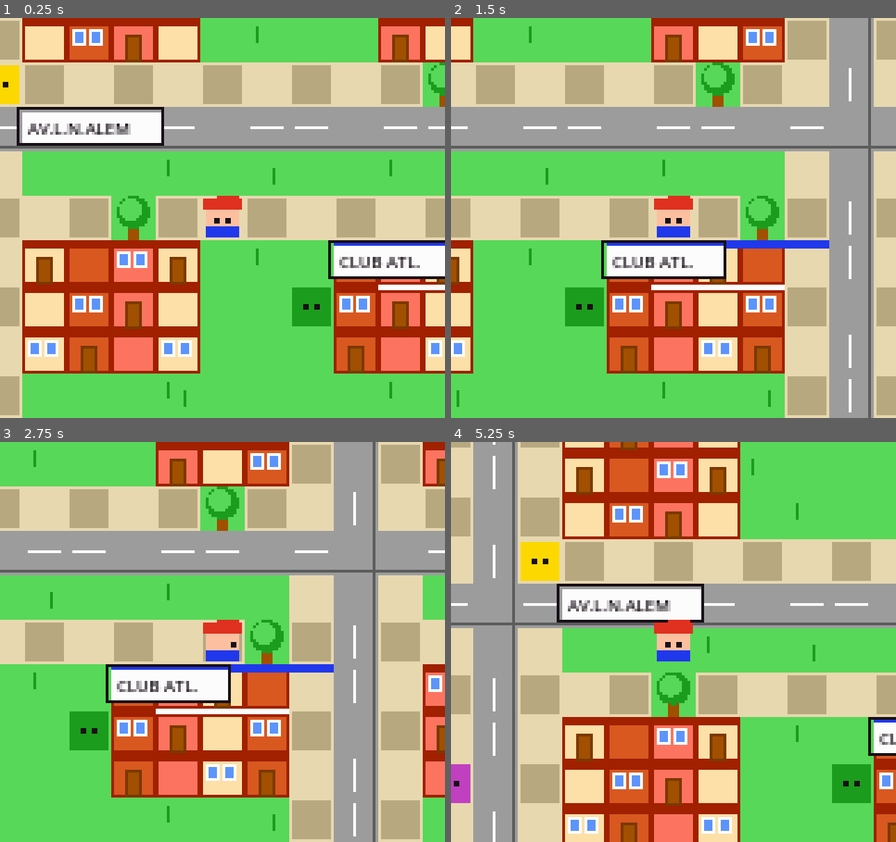
Above: before the commit, frames 1-4 (two rows, left to right).
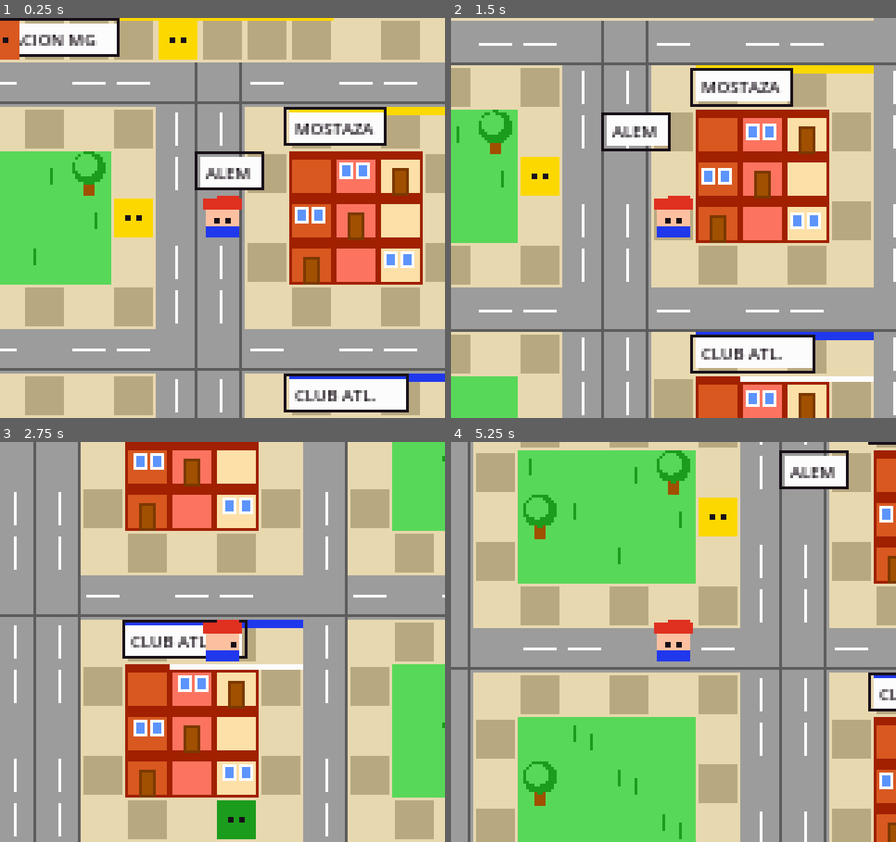
Above: after the commit, the same moments.

Repository: katastudio/TinyMont
Game: Godot game, scene res://scenes/main.tscn
Two runs of this game, one before a commit and one after it. Both use one fixed random seed, a clock stepped at 60 frames per second and the inputs below.
Inputs:
- Up to frame 1 (0.25 s): no input
- Up to frame 2 (1.5 s): tap Enter at 0.5, 1.35 s; hold Right (move_right) 0.53-1.28 s; tap Z (interact) at 0.6 s; tap Space at 0.77 s; hold Down (move_down) from 1.28 s (still down)
- Up to frame 3 (2.75 s): tap Space at 1.52 s; release Down (move_down) at 2.03 s; hold Right (move_right) from 2.03 s (still down); tap Z (interact) at 2.1 s
- Up to frame 4 (5.25 s): release Right (move_right) at 2.78 s; hold Up (move_up) 2.78-3.53 s; tap Enter at 2.85, 4.35 s; tap Space at 3.02, 3.5, 3.77, 4.52 s; hold Left (move_left) 3.53-5.03 s; tap Z (interact) at 3.6, 5.1 s; hold Down (move_down) from 5.03 s (still down)

The runs differ from the first frame. In frame 1, 93% of the frame differs, in the area x 0-100%, y 0-100%; in frame 2, 90%; in frame 3, 83%; in frame 4, 85%.

Commit message:
[mvp-0.1.0] Mapa: Alem como eje vertical que une estacion y Plaza Mitre
- Grid enderezado (jugable): Av. L.N. Alem vertical une estacion (N) y plaza (S)
- Avenidas N->S: Maximo Paz, Dardo Rocha, M. Acosta, Dorrego, Dr. Rotta, Bv. Bs As
- Verticales secundarias: Vicente Lopez, Gral. Rodriguez
- Referencias: Estacion (N), Escuela N37 (SO), Escuela N205 (SE), Plaza Mitre
- Posiciones basadas en coordenadas reales (OpenStreetMap)
- 15 NPCs reposicionados; validado headless con Godot 4.4.1

Diff:
--- a/scripts/world/monte_grande.gd
+++ b/scripts/world/monte_grande.gd
@@ -1,8 +1,11 @@
 extends Node2D
 ## Monte Grande - "Ciudad de los Árboles"
-## Centro real: estación Roca (vías NO-SE), Av. L.N. Alem (eje comercial),
-## Plaza Mitre central (cuadrada, en diagonal a las calles) enmarcada por
-## Boulevard Buenos Aires, Av. Las Heras, Sofía Terrero de Santamarina y Dardo Rocha.
+## Esqueleto real (grid enderezado para jugabilidad):
+##   - Av. LEANDRO N. ALEM = eje vertical, une la ESTACIÓN (arriba) con la PLAZA MITRE (abajo).
+##   - Avenidas horizontales N->S: Máximo Paz, Dardo Rocha, Mariano Acosta, Gral. Dorrego,
+##     Dr. Á. Rotta, Bv. Buenos Aires (esta última llega a la plaza).
+##   - Verticales secundarias: Vicente López, Gral. Rodríguez.
+##   - Referencias: Estación (N), Escuela N°37 (SO), Plaza Mitre + Escuela N°205 (SE).
 
 const T := 16
 const MAP_W := 44
@@ -18,14 +21,15 @@
 var _redraw_timer := 0.0
 var building_info := {}
 
-# Calles reales. Horizontales = paralelas a las vías del Roca.
-var h_road_ys := [14, 25, 40]   # Av. L.N. Alem, Boulevard Bs As, Av. Las Heras
-var v_road_xs := [8, 15, 29, 36] # Máximo Paz, Sofía Terrero, Dardo Rocha, M. Acosta
-
-# Plaza Mitre (rombo central)
+# Avenidas principales horizontales (paralelas, de norte a sur)
+var h_road_ys := [9, 15, 21, 27, 33, 37]
+# Verticales: Vicente López(14), ALEM(21,22 = eje), Gral. Rodríguez(28), borde O(8) y E(35)
+var v_road_xs := [8, 14, 21, 22, 28, 35]
+
+# Plaza Mitre (rombo al pie de Alem)
 const PLAZA_CX := 22
-const PLAZA_CY := 32
-const PLAZA_R := 6
+const PLAZA_CY := 42
+const PLAZA_R := 4
 
 
 func _ready():
@@ -67,23 +71,25 @@
 	for x in v_road_xs:
 		for y in MAP_H:
 			set_tile(x, y, Tile.ROAD)
-	# Avenidas paralelas a las vías
-	labels.append({pos = Vector2(17, 14), text = "AV.L.N.ALEM"})
-	labels.append({pos = Vector2(16, 25), text = "BLVD.BS AS"})
-	labels.append({pos = Vector2(17, 40), text = "AV.LAS HERAS"})
-	# Calles transversales
-	labels.append({pos = Vector2(8, 11), text = "MAXIMO PAZ"})
-	labels.append({pos = Vector2(11, 21), text = "S.TERRERO"})
-	labels.append({pos = Vector2(29, 21), text = "DARDO ROCHA"})
-	labels.append({pos = Vector2(36, 11), text = "M.ACOSTA"})
+	# Avenidas horizontales (N->S)
+	labels.append({pos = Vector2(2, 9), text = "MAXIMO PAZ"})
+	labels.append({pos = Vector2(2, 15), text = "DARDO ROCHA"})
+	labels.append({pos = Vector2(2, 21), text = "M.ACOSTA"})
+	labels.append({pos = Vector2(2, 27), text = "DORREGO"})
+	labels.append({pos = Vector2(2, 33), text = "DR.ROTTA"})
+	labels.append({pos = Vector2(2, 37), text = "BV.BS AS"})
+	# Verticales
+	labels.append({pos = Vector2(22, 11), text = "ALEM"})
+	labels.append({pos = Vector2(14, 24), text = "V.LOPEZ"})
+	labels.append({pos = Vector2(28, 24), text = "RODRIGUEZ"})
 
 
 func _lay_sidewalks():
-	for sy in [13, 16, 24, 26, 39, 41]:
+	for sy in [8, 10, 14, 16, 20, 26, 32, 36, 38]:
 		for x in MAP_W:
 			if get_tile(x, sy) == Tile.GRASS:
 				set_tile(x, sy, Tile.SIDEWALK)
-	for sx in [7, 9, 14, 16, 28, 30, 35, 37]:
+	for sx in [7, 9, 13, 15, 20, 23, 27, 29, 34, 36]:
 		for y in MAP_H:
 			if get_tile(sx, y) == Tile.GRASS:
 				set_tile(sx, y, Tile.SIDEWALK)
@@ -92,62 +98,57 @@
 func _lay_tracks():
 	for x in MAP_W:
 		if not (x in v_road_xs):
+			set_tile(x, 5, Tile.RAIL)
 			set_tile(x, 6, Tile.RAIL)
-			set_tile(x, 7, Tile.RAIL)
 
 
 func _build_station():
-	# Andén (caminable) bajo las vías
+	# Andén (caminable) entre las vías y Máximo Paz
 	for x in range(18, 25):
+		set_tile(x, 7, Tile.PLATFORM)
 		set_tile(x, 8, Tile.PLATFORM)
-		set_tile(x, 9, Tile.PLATFORM)
-	labels.append({pos = Vector2(18, 9), text = "ESTACION MG"})
+	labels.append({pos = Vector2(17, 8), text = "ESTACION MG"})
 	# Edificio de la estación sobre las vías
-	_bld_special(18, 3, 6, 3, "ESTACION", "station")
+	_bld_special(18, 2, 6, 3, "ESTACION", "station")
 
 
 func _fill_blocks():
-	# === Sobre las vías (y=2-5) ===
-	_bld_special(9, 2, 4, 4, "TEATRO", "teatro")
-	_bld(26, 2, 5, 4, "")
-	_bld(32, 2, 4, 4, "")
-
-	# === Entre andén y Av. Alem (y=10-12): zona gastronómica ===
-	_bld_special(9, 10, 5, 3, "VENECIANA", "restaurant")
-	_bld(17, 10, 4, 3, "")
-	_bld_special(25, 10, 4, 3, "MOSTAZA", "fastfood")
-	_bld(31, 10, 5, 3, "")
-
-	# === Entre Alem y Boulevard (y=17-24): centro comercial ===
-	_bld_special(9, 17, 5, 3, "KATA STUDIO", "studio")
-	_bld(17, 17, 4, 3, "")
-	_bld_special(24, 17, 5, 3, "CLUB ATL.", "club")
-	_bld(31, 17, 5, 3, "")
-	_bld(2, 17, 4, 7, "")
-	_bld(38, 17, 4, 7, "")
-	_bld(9, 21, 5, 3, "")
-	_bld(17, 21, 4, 3, "")
-	_bld(24, 21, 5, 3, "")
-	_bld(31, 21, 5, 3, "")
-
-	# === Flanqueando la Plaza Mitre (datos reales) ===
-	_bld_special(9, 28, 5, 4, "PARROQUIA", "church")
-	_bld_special(31, 28, 5, 4, "MUNICIPIO", "govt")
-	_bld(2, 28, 4, 9, "")
-	_bld(38, 28, 4, 9, "")
-
-	# === Al sur de Las Heras (y=42+): residencial ===
-	_bld(2, 42, 5, 4, "")
-	_bld(9, 42, 6, 4, "")
-	_bld(18, 42, 8, 4, "")
-	_bld(29, 42, 6, 4, "")
-	_bld(37, 42, 5, 4, "")
+	# === Cerca de la estación ===
+	_bld_special(9, 2, 4, 3, "TEATRO", "teatro")
+	_bld(26, 2, 5, 3, "")
+
+	# === Máximo Paz -> Dardo Rocha (zona gastronómica, sobre Alem) ===
+	_bld_special(10, 10, 4, 4, "VENECIANA", "restaurant")
+	_bld_special(24, 10, 4, 4, "MOSTAZA", "fastfood")
+	_bld(2, 10, 5, 4, "")
+	_bld(36, 10, 6, 4, "")
+
+	# === Dardo Rocha -> Mariano Acosta (centro comercial) ===
+	_bld_special(10, 16, 4, 4, "KATA STUDIO", "studio")
+	_bld_special(24, 16, 4, 4, "CLUB ATL.", "club")
+	_bld(2, 16, 5, 4, "")
+	_bld(36, 16, 6, 4, "")
+
+	# === Mariano Acosta -> Dorrego ===
+	_bld(2, 22, 5, 4, "")
+	_bld(10, 22, 4, 4, "")
+	_bld(24, 22, 4, 4, "")
+	_bld(36, 22, 6, 4, "")
+
+	# === Dorrego -> Dr. Rotta (flanquea acceso a la plaza) ===
+	_bld_special(10, 28, 4, 4, "PARROQUIA", "church")
+	_bld_special(24, 28, 4, 4, "MUNICIPIO", "govt")
+	_bld(2, 28, 5, 4, "")
+	_bld(36, 28, 6, 4, "")
+
+	# === Zona sur: referencias (escuelas) ===
+	_bld_special(2, 40, 5, 5, "ESC.N37", "school")   # Escuela N°37 (SO)
+	_bld_special(30, 40, 5, 5, "ESC.205", "school")  # Escuela N°205 (SE, junto a la plaza)
 
 
 func _build_plaza_mitre():
 	var cx := PLAZA_CX
 	var cy := PLAZA_CY
-	# Cuadrada pero en diagonal a las calles -> rombo
 	for dy in range(-PLAZA_R, PLAZA_R + 1):
 		var w = PLAZA_R - abs(dy)
 		for dx in range(-w, w + 1):
@@ -155,40 +156,38 @@
 			var py = cy + dy
 			if px > 0 and px < MAP_W - 1 and py > 0 and py < MAP_H - 1:
 				set_tile(px, py, Tile.PLAZA)
-	# Caminos de mosaico blanco (cruz)
 	for i in range(-PLAZA_R + 1, PLAZA_R):
 		set_tile(cx + i, cy, Tile.SIDEWALK)
 		set_tile(cx, cy + i, Tile.SIDEWALK)
 	# Fuente octogonal central
-	for dx in range(-1, 2):
-		for dy in range(-1, 2):
-			set_tile(cx + dx, cy + dy, Tile.WATER)
-	# Monumentos en las 4 diagonales
-	set_tile(cx - 3, cy - 2, Tile.MONUMENT)
-	set_tile(cx + 3, cy - 2, Tile.MONUMENT)
-	set_tile(cx + 3, cy + 2, Tile.MONUMENT)
-	set_tile(cx - 3, cy + 2, Tile.MONUMENT)
-	# Ginkgo / ombú histórico
-	set_tile(cx + 2, cy - 3, Tile.OMBU)
-	set_tile(cx - 2, cy + 3, Tile.OMBU)
-	# Bancos alrededor de la fuente
-	set_tile(cx - 2, cy, Tile.BENCH)
-	set_tile(cx + 2, cy, Tile.BENCH)
-	set_tile(cx, cy - 2, Tile.BENCH)
-	set_tile(cx, cy + 2, Tile.BENCH)
+	set_tile(cx, cy, Tile.WATER)
+	set_tile(cx - 1, cy, Tile.WATER)
+	set_tile(cx + 1, cy, Tile.WATER)
+	set_tile(cx, cy - 1, Tile.WATER)
+	set_tile(cx, cy + 1, Tile.WATER)
+	# Monumentos en diagonal
+	set_tile(cx - 2, cy - 2, Tile.MONUMENT)
+	set_tile(cx + 2, cy - 2, Tile.MONUMENT)
+	set_tile(cx + 2, cy + 2, Tile.MONUMENT)
+	set_tile(cx - 2, cy + 2, Tile.MONUMENT)
+	# Ginkgo histórico
+	set_tile(cx - 3, cy, Tile.OMBU)
+	set_tile(cx + 3, cy, Tile.OMBU)
 	labels.append({pos = Vector2(cx - 3, cy - PLAZA_R), text = "PLAZA MITRE"})
 
 
 func _plant_trees():
 	# "Ciudad de los Árboles"
 	var positions = [
-		Vector2i(20, 27), Vector2i(24, 27), Vector2i(20, 37), Vector2i(24, 37),
-		Vector2i(17, 32), Vector2i(27, 32),
-		Vector2i(11, 16), Vector2i(19, 16), Vector2i(27, 16), Vector2i(34, 16),
-		Vector2i(11, 24), Vector2i(19, 24), Vector2i(27, 24), Vector2i(34, 24),
-		Vector2i(11, 39), Vector2i(19, 39), Vector2i(27, 39), Vector2i(34, 39),
-		Vector2i(6, 13), Vector2i(26, 13), Vector2i(34, 13),
-		Vector2i(6, 30), Vector2i(34, 30),
+		Vector2i(18, 41), Vector2i(26, 41), Vector2i(18, 43), Vector2i(26, 43),
+		Vector2i(11, 12), Vector2i(31, 12),
+		Vector2i(11, 18), Vector2i(31, 18),
+		Vector2i(11, 24), Vector2i(31, 24),
+		Vector2i(11, 30), Vector2i(31, 30),
+		Vector2i(16, 12), Vector2i(26, 12),
+		Vector2i(16, 18), Vector2i(26, 18),
+		Vector2i(6, 35), Vector2i(38, 35),
+		Vector2i(19, 11), Vector2i(24, 11),
 	]
 	for pos in positions:
 		if get_tile(pos.x, pos.y) in [Tile.GRASS, Tile.SIDEWALK]:
@@ -287,7 +286,6 @@
 
 
 func _draw_building(x: int, y: int, r: Rect2):
-	# Variación de color de fachada para alegrar el centro
 	var pick = (x * 5 + y * 3) % 3
 	var body = Pal.BRICK
 	if pick == 1:
@@ -296,9 +294,7 @@
 		body = Pal.ROOF
 	draw_rect(r, Pal.BRICK_DK)
 	draw_rect(Rect2(x*T+1, y*T+1, T-2, T-2), body)
-	# Techo
 	draw_rect(Rect2(x*T, y*T, T, 3), Pal.BRICK_DK)
-	# Ventanas / puerta
 	if (x + y) % 3 == 0:
 		draw_rect(Rect2(x*T+3, y*T+5, 4, 5), Pal.SKY)
 		draw_rect(Rect2(x*T+9, y*T+5, 4, 5), Pal.SKY)
@@ -385,6 +381,13 @@
 				draw_line(Vector2(bx, by), Vector2(bx + bw, by), Pal.WHITE, 2.0)
 				for ci in range(info.w):
 					draw_rect(Rect2(bx + ci * T + 6, by + 4, 2, bh - 6), Pal.WHITE)
+			"school":
+				# Bandera celeste-blanca-celeste sobre el techo
+				draw_rect(Rect2(bx, by, bw, 4), Pal.WHITE)
+				draw_rect(Rect2(bx + 4, by - 8, 1, 8), Pal.WOOD_DK)
+				draw_rect(Rect2(bx + 5, by - 8, 7, 2), Pal.SKY)
+				draw_rect(Rect2(bx + 5, by - 6, 7, 2), Pal.WHITE)
+				draw_rect(Rect2(bx + 5, by - 4, 7, 2), Pal.SKY)
 
 
 func _draw_labels():
@@ -432,7 +435,8 @@
 
 func _spawn_player():
 	var player = preload("res://scenes/player/player.tscn").instantiate()
-	player.position = Vector2(21 * T + T / 2, 16 * T + T / 2)
+	# Arranca sobre Alem, a la salida de la estación
+	player.position = Vector2(22 * T + T / 2, 12 * T + T / 2)
 	add_child(player)
 	var cam: Camera2D = player.get_node("Camera2D")
 	cam.limit_left = 0
@@ -443,53 +447,53 @@
 
 func _spawn_npcs():
 	# Don Carlos - viejo de la plaza
-	_create_npc(Vector2(20, 30), "Don Carlos", [
+	_create_npc(Vector2(20, 40), "Don Carlos", [
 		"¡Eh, pibe! Bienvenido\na la Plaza Mitre.",
-		"¿Ves ese busto?\nEs de Bartolomé Mitre.",
-		"La plaza es de 1904\ny esta puesta en\ndiagonal a las calles.",
+		"Bajaste por Alem\ndesde la estacion,\n¿no? Es el eje.",
+		"La plaza es de 1904\ny esta en diagonal\na las calles.",
 		"¡Monte Grande... la\nCiudad de los Árboles!"
 	], Pal.BLUE)
 
 	# La Sole - pizzera de La Veneciana (sobre Alem)
-	_create_npc(Vector2(10, 13), "La Sole", [
+	_create_npc(Vector2(13, 13), "La Sole", [
 		"¡Hola, vecino!",
 		"¿Venis a La Veneciana?\nLa mejor pizza del\nconurbano sur.",
-		"Estamos sobre Alem,\nel corazon comercial\nde Monte Grande."
+		"Estamos sobre Alem,\nentre Maximo Paz y\nDardo Rocha."
 	], Pal.RED)
 
 	# El Pipe - esperando el Roca en el anden
-	_create_npc(Vector2(21, 9), "El Pipe", [
+	_create_npc(Vector2(21, 8), "El Pipe", [
 		"Estoy esperando el\nRoca hace 40 minutos.",
 		"De aca a Constitucion\nson 28 km... cuando\nel tren aparece.",
 		"Para el otro lado va\na El Jaguel y Ezeiza."
 	], Pal.YELLOW)
 
 	# El Gordo - hincha del Club Atletico
-	_create_npc(Vector2(23, 18), "El Gordo", [
+	_create_npc(Vector2(26, 20), "El Gordo", [
 		"¡Vamo' el Club Atletico\nMonte Grande, papa!",
 		"Aca se juega al futbol\ndesde 1911.",
 		"¿Te venis al proximo\npartido? Hay asado\ndespues."
 	], Pal.GRASS_DK)
 
 	# Lucia - desarrolladora en Kata Studio
-	_create_npc(Vector2(14, 18), "Lucia", [
+	_create_npc(Vector2(12, 20), "Lucia", [
 		"¡Hola! Trabajo en\nKata Studio.",
 		"Estamos haciendo\nun juego sobre\nMonte Grande.",
 		"Se llama TinyMont.\nEs open source.\n¿Lo conoces? Je."
 	], Pal.PURPLE)
 
 	# Dona Rosa - busca su gato en la plaza
-	_create_npc(Vector2(24, 34), "Dona Rosa", [
+	_create_npc(Vector2(24, 44), "Dona Rosa", [
 		"¡Ay, nene! ¿No viste\na mi gato Mostaza?",
 		"Se me escapo por\nel monumento...",
 		"Es naranja con\nmanchas negras.\nAvisame si lo ves."
 	], Pal.PINK)
 
 	# Don Ramon - jubilado junto al ginkgo
-	_create_npc(Vector2(21, 35), "Don Ramon", [
+	_create_npc(Vector2(20, 42), "Don Ramon", [
 		"¿Sabias que ese\narbol es un Ginkgo\nbiloba?",
 		"Es de la especie\nmas antigua del\nmundo.",
-		"Aca todo es verde.\nPor algo le dicen\nla Ciudad de los\nArboles."
+		"Por algo le dicen\nla Ciudad de los\nArboles."
 	], Pal.WOOD)
 
 	# Mili - frente al Teatro
@@ -502,49 +506,49 @@
 	# ===== Personajes tipicos del conurbano =====
 
 	# Beto - quiosquero sobre Alem
-	_create_npc(Vector2(16, 13), "Beto", [
+	_create_npc(Vector2(20, 12), "Beto", [
 		"Quiosco abierto las\n24hs... menos cuando\nme voy a dormir.",
 		"¿Un alfajor? ¿Un\nManaos bien frio?\nLo que precises.",
 		"Antes salia dos\nmangos. Ahora ni\nte cuento, pibe."
 	], Pal.YELLOW)
 
 	# Ruben - canillita en la estacion
-	_create_npc(Vector2(16, 9), "Ruben", [
+	_create_npc(Vector2(17, 8), "Ruben", [
 		"Diarios, revistas\ny figuritas, vecino.",
 		"40 anios atendiendo\neste puesto. Vi\npasar de todo.",
 		"Antes la gente leia\nel diario. Ahora el\ncelular."
 	], Pal.BRICK)
 
-	# Walter - colectivero, parada en Maximo Paz
-	_create_npc(Vector2(8, 20), "Walter", [
+	# Walter - colectivero, parada sobre la transversal oeste
+	_create_npc(Vector2(8, 18), "Walter", [
 		"Manejo el 306 hace\n15 anios, del centro\na Constitucion.",
 		"Subite que arranco...\nMentira, espero que\nse llene primero.",
 		"¡SUBE adelante, BAJA\natras! Y no me rayes\nel piso."
 	], Pal.BLUE)
 
-	# Dona Marta - almacenera cerca de Dardo Rocha
-	_create_npc(Vector2(30, 22), "Dona Marta", [
+	# Dona Marta - almacenera cerca de Rodriguez
+	_create_npc(Vector2(30, 24), "Dona Marta", [
 		"¿Necesitas algo,\nnene? Tengo fiado\nsi sos del barrio.",
 		"Pan, fideos, una\nlatita... lo que\nte falte para hoy.",
 		"Saludame a tu mama.\nLlego la yerba que\npidio."
 	], Pal.PINK)
 
-	# Tito - jubilado de las bochas
-	_create_npc(Vector2(24, 30), "Tito", [
+	# Tito - jubilado de las bochas en la plaza
+	_create_npc(Vector2(25, 42), "Tito", [
 		"¿Jugas a las bochas,\npibe? Veni que armamos\nuna con los muchachos.",
 		"Todas las tardes aca,\ncon el mate y la\nradio.",
 		"La plaza no cambia,\npor suerte."
 	], Pal.GRASS_DK)
 
-	# El Chino - puesto de choripan al sur de la plaza
-	_create_npc(Vector2(18, 39), "El Chino", [
+	# El Chino - puesto de choripan junto a la plaza
+	_create_npc(Vector2(27, 38), "El Chino", [
 		"¡Choripan recien\nhecho! Con chimi\ncasero, jefe.",
 		"Pan, chori y una\nGrapa... el desayuno\nde los campeones.",
 		"¿Con o sin? Dale\nque se enfria la\nparrilla."
 	], Pal.RED)
 
 	# Padre Quique - parroco de la Inmaculada Concepcion
-	_create_npc(Vector2(14, 30), "Padre Quique", [
+	_create_npc(Vector2(15, 30), "Padre Quique", [
 		"Bienvenido a la\nParroquia Inmaculada\nConcepcion, hijo.",
 		"Los domingos hay\nmisa a las 10 y\na las 19.",
 		"La fe mueve montanias...\ny tambien a los\nmontegrandenses. Je."
Not shown, added: scripts/palette.gd.uid
